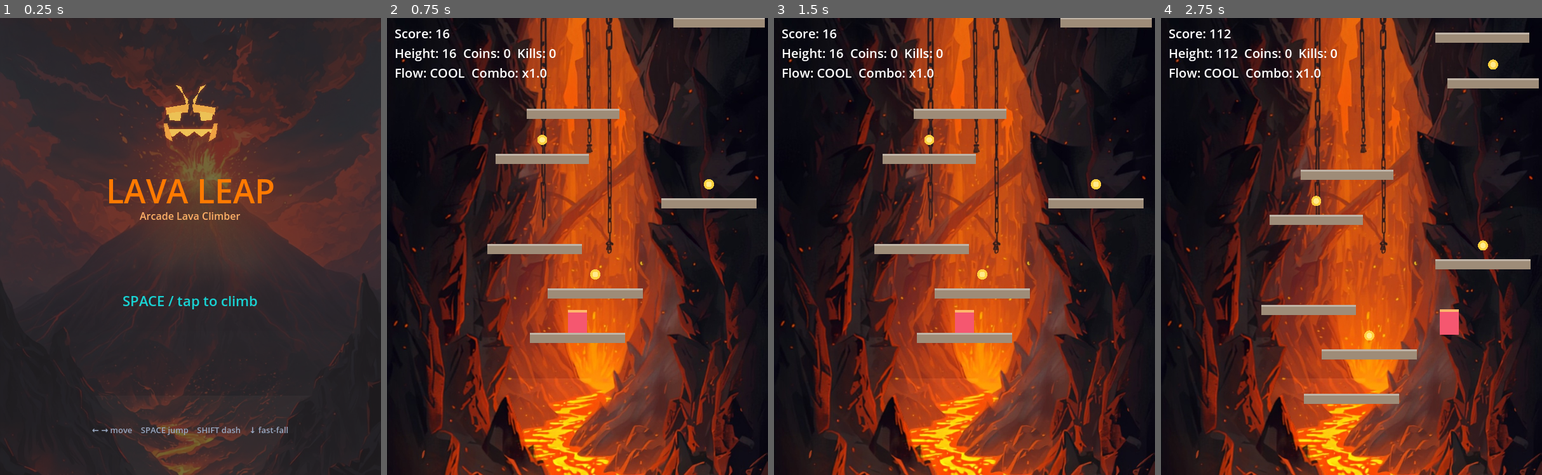
Above: before the commit, frames 1-4 (left to right).
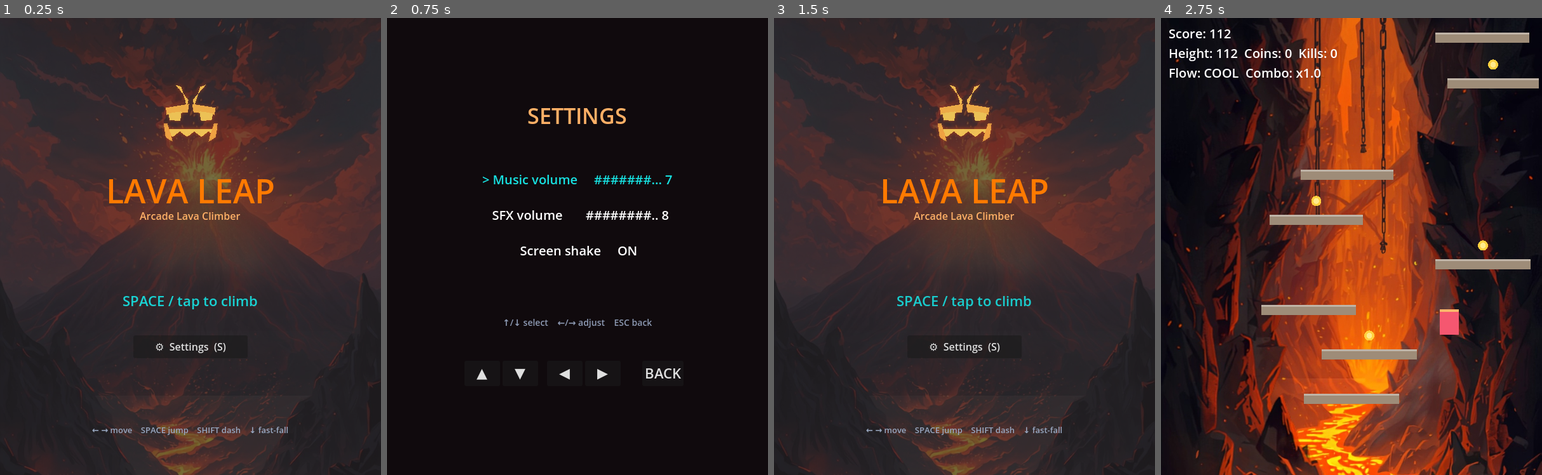
Above: after the commit, the same moments.

Repository: denrod25-del/lava-leap
Game: Godot game, scene res://scenes/boot.tscn
The game is run twice, just before and just after one commit, with the same random seed, the same clock (stepped at 60 frames per second) and the same inputs. Sound files missing from this copy of the repository are replaced by a short silence.
Inputs (mouse positions are in pixels of both pictures, inside the frame that each line leads up to):
- Up to frame 1 (0.25 s): no input
- Up to frame 2 (0.75 s): click (577, 347) at 0.5 s, where only the run after the commit has a clickable "⚙ Settings (S)"
- Up to frame 3 (1.5 s): click (1048, 374) at 1.25 s, where only the run after the commit has a clickable "BACK"
- Up to frame 4 (2.75 s): tap Enter (ui_accept) at 2 s; move the mouse to (1435, 223) at 2.02 s; hold Right (ui_right) from 2.03 s (still down); hold Enter (ui_accept) from 2.03 s (still down); click (1435, 223) at 2.17 s; tap Space (jump) at 2.27, 2.3, 2.57 s

The runs differ from the first frame. In frame 1, 0.1% of the frame differs, in the area x 40-60%, y 69-74%; in frame 2, 57%; in frame 3, 77%, in the area x 0-100%, y 0-100%; in frame 4, nothing differs.

Commit message:
godot: Phase 5 — settings (persisted volume + screen shake)
Adds a real options screen and persistence:
- GameSettings: music/SFX volume (0..10) and a screen-shake toggle, saved to
  user://settings.cfg and loaded at startup.
- Audio director maps the volume settings to dB offsets on every SFX voice and
  the music bus; changes apply live (apply_settings) so you hear them as you
  adjust.
- Settings scene: ↑/↓ select, ←/→ adjust, ESC back, with on-screen arrows for
  touch. Reached from the menu via a Settings button or the S key.
- game.gd gates the camera shake on the screen_shake setting.

Co-Authored-By: Claude Opus 4.8 <noreply@anthropic.com>
Claude-Session: https://claude.ai/code/session_012oJfir7nW9hdV6jQEDwbSZ

Diff:
--- a/godot/autoload/audio.gd
+++ b/godot/autoload/audio.gd
@@ -32,8 +32,10 @@
 var _next := 0
 var _music: AudioStreamPlayer
 var _loop_music := false  # replay on finish (for streams without built-in looping)
+var _music_base_db := 0.0  # per-track base level, before the settings offset
 
 func _ready() -> void:
+	GameSettings.load_settings()
 	# Keep audio alive across scene changes.
 	process_mode = Node.PROCESS_MODE_ALWAYS
 	for name_key in SFX_PATHS:
@@ -62,9 +64,24 @@
 	var p := _voices[_next]
 	_next = (_next + 1) % VOICES
 	p.stream = stream
-	p.volume_db = volume_db
+	p.volume_db = volume_db + _sfx_offset_db()
 	p.pitch_scale = 1.0 + randf_range(-pitch_var, pitch_var)
 	p.play()
+
+## dB offset from the SFX volume setting (0 = silent, 10 = full).
+func _sfx_offset_db() -> float:
+	if GameSettings.sfx_vol <= 0:
+		return -80.0
+	return linear_to_db(GameSettings.sfx_vol / 10.0)
+
+func _music_offset_db() -> float:
+	if GameSettings.music_vol <= 0:
+		return -80.0
+	return linear_to_db(GameSettings.music_vol / 10.0)
+
+## Re-apply the current music volume live (called when the setting changes).
+func apply_settings() -> void:
+	_music.volume_db = _music_base_db + _music_offset_db()
 
 ## Start (or restart) the looping gameplay music.
 func play_music(volume_db: float = -9.0) -> void:
@@ -75,8 +92,9 @@
 		return
 	ogg.loop = true         # seamless internal loop; no finished-replay needed
 	_loop_music = false
+	_music_base_db = volume_db
 	_music.stream = ogg
-	_music.volume_db = volume_db
+	_music.volume_db = volume_db + _music_offset_db()
 	_music.play()
 
 ## Start (or restart) the looping menu music. The WAV has no built-in loop, so we
@@ -88,8 +106,9 @@
 	if wav == null:
 		return
 	_loop_music = true
+	_music_base_db = volume_db
 	_music.stream = wav
-	_music.volume_db = volume_db
+	_music.volume_db = volume_db + _music_offset_db()
 	_music.play()
 
 func stop_music() -> void:
--- /dev/null
+++ b/godot/core/game_settings.gd
@@ -0,0 +1,31 @@
+class_name GameSettings
+extends RefCounted
+## Persisted player options, saved to user://settings.cfg. Static so any scene can
+## read/write without an autoload. Volumes are 0..10 (mapped to dB by the Audio
+## director); screen_shake gates the camera shake. Call load_settings() once at
+## startup (the Audio autoload does this) and save_settings() after any change.
+
+const PATH := "user://settings.cfg"
+
+static var music_vol := 7
+static var sfx_vol := 8
+static var screen_shake := true
+static var _loaded := false
+
+static func load_settings() -> void:
+	if _loaded:
+		return
+	_loaded = true
+	var cfg := ConfigFile.new()
+	if cfg.load(PATH) != OK:
+		return
+	music_vol = clampi(int(cfg.get_value("audio", "music_vol", music_vol)), 0, 10)
+	sfx_vol = clampi(int(cfg.get_value("audio", "sfx_vol", sfx_vol)), 0, 10)
+	screen_shake = bool(cfg.get_value("video", "screen_shake", screen_shake))
+
+static func save_settings() -> void:
+	var cfg := ConfigFile.new()
+	cfg.set_value("audio", "music_vol", music_vol)
+	cfg.set_value("audio", "sfx_vol", sfx_vol)
+	cfg.set_value("video", "screen_shake", screen_shake)
+	cfg.save(PATH)
--- a/godot/scenes/game.gd
+++ b/godot/scenes/game.gd
@@ -103,11 +103,12 @@
 	# Up-only climber camera, plus a decaying screen shake offset.
 	_cam.position.x = Tuning.WIDTH / 2.0
 	_cam.position.y = minf(_cam.position.y, _player.position.y - CAM_PLAYER_OFFSET)
-	if _shake_amt > 0.0:
+	if _shake_amt > 0.0 and GameSettings.screen_shake:
 		_cam.offset = Vector2(randf_range(-1.0, 1.0), randf_range(-1.0, 1.0)) * _shake_amt
 		_shake_amt = maxf(0.0, _shake_amt - SHAKE_DECAY * delta)
 	else:
 		_cam.offset = Vector2.ZERO
+		_shake_amt = 0.0
 
 	_sync_platforms()
 
--- a/godot/scenes/menu.gd
+++ b/godot/scenes/menu.gd
@@ -48,7 +48,20 @@
 	_add_label("← → move    SPACE jump    SHIFT dash    ↓ fast-fall",
 		cx, 640, 13, Color(0.6, 0.66, 0.76))
 
+	# Settings button (consumes its own click, so it doesn't also start a run).
+	var gear := Button.new()
+	gear.text = "⚙  Settings  (S)"
+	gear.add_theme_font_size_override("font_size", 16)
+	gear.position = Vector2(cx - 90, 500)
+	gear.custom_minimum_size = Vector2(180, 36)
+	gear.pressed.connect(_open_settings)
+	add_child(gear)
+
 	Audio.play_menu_music()
+
+func _open_settings() -> void:
+	Audio.play("ui_select", -2.0, 0.0)
+	get_tree().change_scene_to_file("res://scenes/settings.tscn")
 
 func _add_label(text: String, cx: float, y: float, size: int, color: Color) -> Label:
 	var l := Label.new()
@@ -68,6 +81,9 @@
 	_prompt.modulate.a = 0.6 + 0.4 * (0.5 + 0.5 * sin(_pulse * 3.0))
 
 func _unhandled_input(event: InputEvent) -> void:
+	if event is InputEventKey and event.pressed and event.keycode == KEY_S:
+		_open_settings()
+		return
 	if event.is_action_pressed("jump") or event.is_action_pressed("ui_accept") \
 			or (event is InputEventMouseButton and event.pressed) \
 			or (event is InputEventScreenTouch and event.pressed):
--- /dev/null
+++ b/godot/scenes/settings.gd
@@ -0,0 +1,104 @@
+extends Control
+## Options screen: music/SFX volume and the screen-shake toggle. Changes apply and
+## persist immediately (GameSettings + Audio). Reached from the menu; ESC returns.
+## Keyboard/gamepad: ↑/↓ select, ←/→ adjust, ESC back. On-screen arrows mirror it
+## for touch.
+
+const ROWS := ["Music volume", "SFX volume", "Screen shake"]
+
+var _idx := 0
+var _rows: Array[Label] = []
+
+func _ready() -> void:
+	Engine.time_scale = 1.0
+	var cx := Tuning.WIDTH / 2.0
+
+	var bg := ColorRect.new()
+	bg.color = Color(0.055, 0.031, 0.043, 0.96)
+	bg.set_anchors_and_offsets_preset(Control.PRESET_FULL_RECT)
+	add_child(bg)
+
+	_add_label("SETTINGS", cx, 130, 34, Color(1.0, 0.69, 0.4))
+	for i in ROWS.size():
+		var l := _add_label("", cx, 240 + i * 56, 20, Color.WHITE)
+		_rows.append(l)
+	_add_label("↑/↓ select    ←/→ adjust    ESC back", cx, 470, 14, Color(0.55, 0.6, 0.7))
+
+	# On-screen controls for touch.
+	_tap_button(cx - 150, 540, "▲", func() -> void: _move(-1))
+	_tap_button(cx - 90, 540, "▼", func() -> void: _move(1))
+	_tap_button(cx - 20, 540, "◀", func() -> void: _adjust(-1))
+	_tap_button(cx + 40, 540, "▶", func() -> void: _adjust(1))
+	_tap_button(cx + 130, 540, "BACK", _back)
+
+	_render()
+
+func _add_label(text: String, cx: float, y: float, size: int, color: Color) -> Label:
+	var l := Label.new()
+	l.text = text
+	l.add_theme_font_size_override("font_size", size)
+	l.add_theme_color_override("font_color", color)
+	l.horizontal_alignment = HORIZONTAL_ALIGNMENT_CENTER
+	l.mouse_filter = Control.MOUSE_FILTER_IGNORE
+	l.size = Vector2(Tuning.WIDTH, size + 8)
+	l.position = Vector2(cx - Tuning.WIDTH / 2.0, y)
+	add_child(l)
+	return l
+
+func _tap_button(x: float, y: float, label: String, fn: Callable) -> void:
+	var b := Button.new()
+	b.text = label
+	b.add_theme_font_size_override("font_size", 22)
+	b.position = Vector2(x - 28, y)
+	b.custom_minimum_size = Vector2(56, 40)
+	b.pressed.connect(fn)
+	add_child(b)
+
+func _unhandled_input(event: InputEvent) -> void:
+	if event.is_action_pressed("ui_cancel") or event.is_action_pressed("pause"):
+		_back()
+	elif event.is_action_pressed("ui_up"):
+		_move(-1)
+	elif event.is_action_pressed("ui_down"):
+		_move(1)
+	elif event.is_action_pressed("ui_left"):
+		_adjust(-1)
+	elif event.is_action_pressed("ui_right"):
+		_adjust(1)
+
+func _move(d: int) -> void:
+	_idx = wrapi(_idx + d, 0, ROWS.size())
+	Audio.play("ui_move", -4.0, 0.0)
+	_render()
+
+func _adjust(d: int) -> void:
+	match _idx:
+		0:
+			GameSettings.music_vol = clampi(GameSettings.music_vol + d, 0, 10)
+			Audio.apply_settings()
+		1:
+			GameSettings.sfx_vol = clampi(GameSettings.sfx_vol + d, 0, 10)
+		2:
+			GameSettings.screen_shake = d > 0
+	GameSettings.save_settings()
+	Audio.play("ui_move", -3.0, 0.0)  # audible at the new SFX level
+	_render()
+
+func _render() -> void:
+	var vals := [
+		_bar(GameSettings.music_vol),
+		_bar(GameSettings.sfx_vol),
+		"ON " if GameSettings.screen_shake else "OFF",
+	]
+	for i in _rows.size():
+		var cursor := "> " if i == _idx else "  "
+		_rows[i].text = "%s%s   %s" % [cursor, ROWS[i].rpad(14), vals[i]]
+		_rows[i].add_theme_color_override("font_color",
+			Color(0.09, 0.88, 0.88) if i == _idx else Color.WHITE)
+
+func _bar(v: int) -> String:
+	return "%s%s %d" % ["#".repeat(v), ".".repeat(10 - v), v]
+
+func _back() -> void:
+	Audio.play("ui_select", -2.0, 0.0)
+	get_tree().change_scene_to_file("res://scenes/menu.tscn")
--- /dev/null
+++ b/godot/scenes/settings.tscn
@@ -0,0 +1,8 @@
+[gd_scene load_steps=2 format=3]
+
+[ext_resource type="Script" path="res://scenes/settings.gd" id="1_settings"]
+
+[node name="Settings" type="Control"]
+anchor_right = 1.0
+anchor_bottom = 1.0
+script = ExtResource("1_settings")
